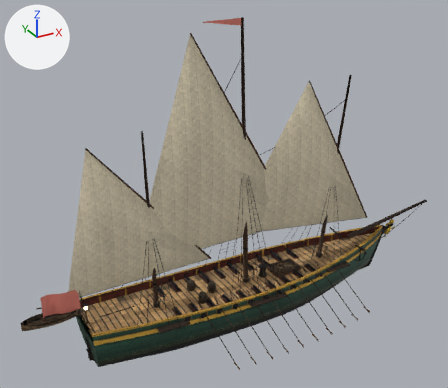
An edit to the glTF model public/models/ships/xebec.glb, drawn before and after from the same camera.
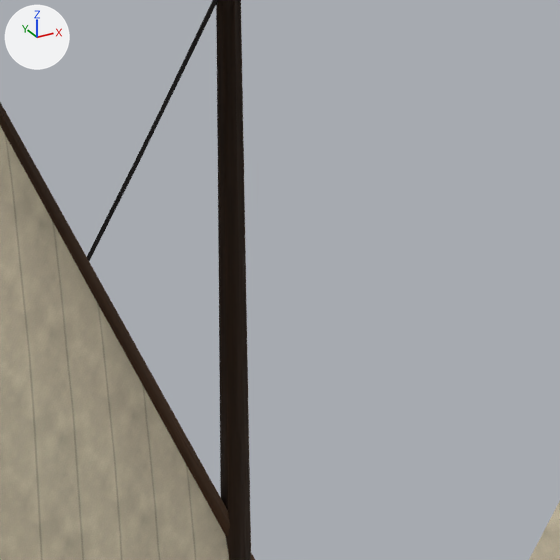
The first picture shows the older version from a 50 mm lens placed at (-25.9, -42.8, 32.6), pointed at (-1.8, 1.0, 10.7). The close-ups show the older and then the newer version on the part from 47% to 64% of the width and 15% to 34% of the height of that picture. Only the edits that show in the close-ups are written down. Lighting does not change. The marker at upper left points along +X, +Y and +Z. Where no turn or scale is listed for an object, it has been applied to the vertices. Vertices at exactly the same position are counted once.

Script lines for the objects in view, before the commit:
```python
me_lod0_body = bpy.data.meshes.new('LOD0_Body')
me_lod0_body.from_pydata(...)  # 5217 vertices, 8054 faces; spans x -15.6..18.0, y -4.3..4.3, z -2.0..11.5
me_lod0_body.materials.append(mat_xebec_atlas)
me_lod0_m0_aftsail = bpy.data.meshes.new('LOD0_m0_AftSail')
me_lod0_m0_aftsail.from_pydata(...)  # 156 vertices, 271 faces; spans x -10.3..5.8, y -0.9..0.0, z 2.9..17.9
me_lod0_m0_aftsail.materials.append(mat_xebec_sail)
me_lod0_wood = bpy.data.meshes.new('LOD0_Wood')
me_lod0_wood.from_pydata(...)  # 4089 vertices, 6074 faces; spans x -20.3..22.4, y -8.1..8.1, z -2.2..25.8
me_lod0_wood.materials.append(mat_xebec_wood)
me_lod1_wood = bpy.data.meshes.new('LOD1_Wood')
me_lod1_wood.from_pydata(...)  # 401 vertices, 538 faces; spans x -15.6..22.2, y -3.6..3.6, z -2.2..25.8
me_lod1_wood.materials.append(mat_xebec_wood)
ob_lod0_body = bpy.data.objects.new('LOD0_Body', me_lod0_body)
ob_lod0_body.location = (0.0, 0.0, 0.0)
ob_lod0_m0_aftsail = bpy.data.objects.new('LOD0_m0_AftSail', me_lod0_m0_aftsail)
ob_lod0_m0_aftsail.location = (8.4, 0.0, 2.19)
ob_lod0_wood = bpy.data.objects.new('LOD0_Wood', me_lod0_wood)
ob_lod0_wood.location = (0.0, 0.0, 0.0)
ob_lod1_wood = bpy.data.objects.new('LOD1_Wood', me_lod1_wood)
ob_lod1_wood.location = (0.0, 0.0, 0.0)
# also in view: 'LOD0_m1_AftSail' at (-2.8, -0.4, 15.6); 'LOD0_m1_AftYards' at (-2.8, 0.0, 15.6); 'LOD1_m1_AftSail' at (-2.8, -0.4, 15.6); 'LOD2_Wood' at (3.3, 0.0, 11.8)
```
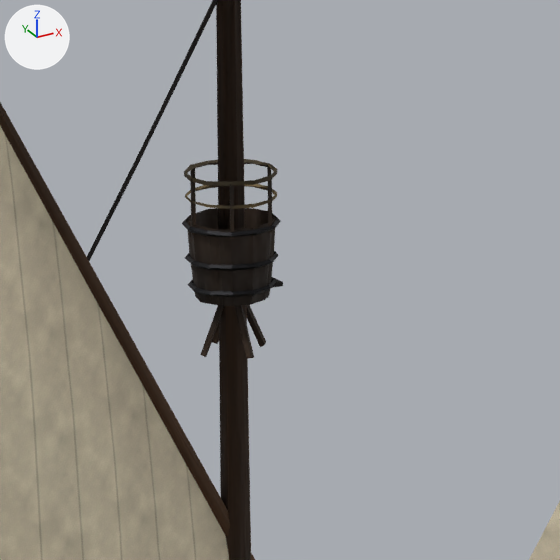
Where the change shows, as pixel boxes [x1, y1, x2, y2] in the close-ups (560 x 560 px):
'LOD0_Wood', reshaped
    before: [87, 0, 251, 560]
    after: [87, 0, 277, 560]
'LOD1_Wood', reshaped
    before: [216, 0, 250, 560]
    after: [189, 0, 274, 560]
'LOD0_Body', reshaped (not visible before)
    after: [182, 208, 283, 297]
part 1 of me_lod0_body, added (mostly hidden)
    after: [272, 277, 283, 288]
part 2 of me_lod0_body, added
    after: [188, 278, 276, 297]
part 3 of me_lod0_body, added
    after: [185, 251, 278, 271]
part 4 of me_lod0_body, added
    after: [182, 208, 281, 237]
part 5 of me_lod0_wood, added
    after: [268, 177, 272, 233]
part 6 of me_lod0_wood, added
    after: [230, 184, 234, 239]
part 7 of me_lod0_wood, added
    after: [190, 179, 196, 235]
part 8 of me_lod0_wood, added
    after: [190, 168, 196, 202]
part 9 of me_lod0_wood, added
    after: [200, 305, 224, 357]
part 10 of me_lod0_wood, added
    after: [212, 323, 219, 344]
part 11 of me_lod0_wood, added
    after: [247, 305, 266, 347]
part 12 of me_lod0_wood, added
    after: [235, 305, 254, 359]
part 13 of me_lod0_wood, added
    after: [184, 159, 277, 306]
part 14 of me_lod1_wood, added
    after: [189, 208, 274, 306]

The change, as a list of edits to the scene's bpy script:
```text
Change me_lod0_body:
    remove me_lod0_body.from_pydata(...)  # 5217 vertices, 8054 faces; spans x -15.6..18.0, y -4.3..4.3, z -2.0..11.5
    add me_lod0_body.from_pydata(...)  # 5393 vertices, 8378 faces; spans x -15.6..18.0, y -4.3..4.3, z -2.0..20.3
    me_lod0_body part 1: a new loose piece, a box spanning x -0.547..-0.047, y -0.25..0.25, z 19.547..19.594, in mat_xebec_atlas
    me_lod0_body part 2: a new loose piece of 48 vertices spanning x -1.0..-0.1, y -0.5..0.5, z 19.5..19.6, in mat_xebec_atlas
    me_lod0_body part 3: a new loose piece of 48 vertices spanning x -1.0..0.0, y -0.5..0.5, z 19.8..19.9, in mat_xebec_atlas
    me_lod0_body part 4: a new loose piece of 48 vertices spanning x -1.1..0.0, y -0.5..0.5, z 20.2..20.3, in mat_xebec_atlas
    other edits to the shape of me_lod0_body do not show in these pictures
Change me_lod0_wood:
    remove me_lod0_wood.from_pydata(...)  # 4089 vertices, 6074 faces; spans x -20.3..22.4, y -8.1..8.1, z -2.2..25.8
    add me_lod0_wood.from_pydata(...)  # 4552 vertices, 6738 faces; spans x -20.3..22.4, y -8.1..8.1, z -2.2..25.8
    me_lod0_wood part 5: the loose piece of 6 vertices spanning x 9.3..9.4, y -0.4..-0.3, z 10.2 is copied, and the copy is multiplied about its middle by the matrix ((0.337, -0.773, 4.043), (-0.085, -4.057, -0.769), (4.115, -0.02, -0.347)), then moved by (-9.7, -0.1, 10.3); it spans x -0.4..-0.3, y -0.4, z 20.2..20.8
    me_lod0_wood part 6: the loose piece of 6 vertices spanning x -9.3..-9.1, y -0.6, z 8.7 is copied, and the copy is multiplied about its middle by the matrix ((-0.179, 0.508, 3.195), (-0.016, -3.2, 0.508), (3.235, 0.012, 0.179)), then moved by (8.4, 0.2, 11.8); it spans x -0.8, y -0.4, z 20.2..20.8
    me_lod0_wood part 7: the loose piece of 6 vertices spanning x -9.3..-9.1, y 0.6, z 8.7 is copied, and the copy is multiplied about its middle by the matrix ((-0.182, 0.506, 3.286), (-0.017, -3.291, 0.505), (3.325, 0.011, 0.182)), then moved by (8.2, -0.6, 11.8); it spans x -1.1..-1.0, y 0.0, z 20.2..20.8
    me_lod0_wood part 8: the loose piece of 6 vertices spanning x -9.3..-9.1, y 0.6, z 8.7 is copied, and the copy is multiplied about its middle by the matrix ((-0.179, 0.492, 3.197), (-0.016, -3.202, 0.492), (3.235, 0.011, 0.179)), then moved by (8.4, -0.2, 11.8); it spans x -0.8, y 0.4, z 20.2..20.8
    me_lod0_wood part 9: the loose piece of 8 vertices spanning x -0.3..0.9, y 0.0..4.0, z 2.1..13.8 is copied, and the copy is scaled about its middle by (0.216, -0.000157, -0.0523), then moved by (-1.0, -2.0, 11.2); it spans x -0.9..-0.6, y 0.0, z 18.8..19.5
    me_lod0_wood part 10: the loose piece of 8 vertices spanning x -0.3..0.9, y 0.0..4.0, z 2.1..13.8 is copied, and the copy is scaled about its middle by (-0.0113, -0.0708, -0.0509), then moved by (-0.8, -1.8, 11.2); it spans x -0.6..-0.5, y 0.1..0.4, z 18.8..19.5
    me_lod0_wood part 11: the loose piece of 8 vertices spanning x -0.3..0.9, y 0.0..4.0, z 2.1..13.8 is copied, and the copy is scaled about its middle by (-0.245, -0.000157, -0.0503), then moved by (-0.6, -2.0, 11.2); it spans x -0.5..-0.1, y 0.0, z 18.8..19.5
    me_lod0_wood part 12: the loose piece of 8 vertices spanning x -0.3..0.9, y -4.0..0.0, z 2.1..13.8 is copied, and the copy is scaled about its middle by (-0.0113, -0.0708, -0.0509), then moved by (-0.8, 1.8, 11.2); it spans x -0.6..-0.5, y -0.4..-0.1, z 18.8..19.5
    me_lod0_wood part 13: 132 vertices added at x -1.1..-0.1, y -0.5..0.5, z 19.4..20.8
    other edits to the shape of me_lod0_wood do not show in these pictures
Change me_lod1_wood:
    remove me_lod1_wood.from_pydata(...)  # 401 vertices, 538 faces; spans x -15.6..22.2, y -3.6..3.6, z -2.2..25.8
    add me_lod1_wood.from_pydata(...)  # 441 vertices, 602 faces; spans x -15.6..22.2, y -3.6..3.6, z -2.2..25.8
    me_lod1_wood part 14: a new loose piece of 40 vertices spanning x -1.0..-0.1, y -0.5..0.5, z 19.4..20.3, in mat_xebec_wood
```
